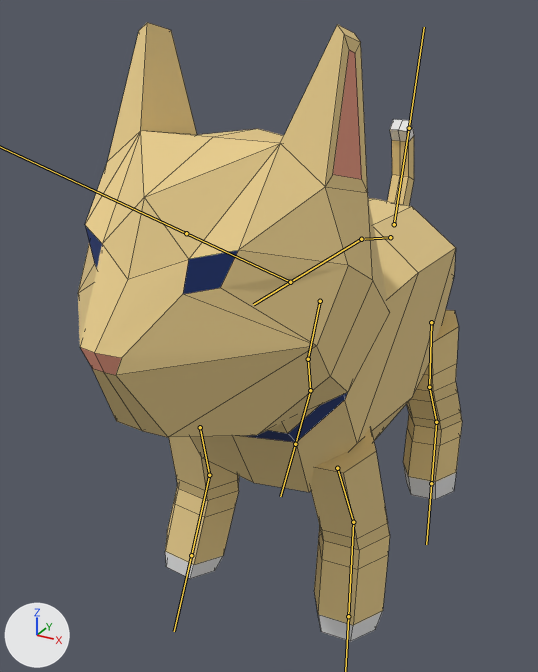
Before and after pictures for a commit that changed the FBX model unity/rdnc2/Assets/fbx/Animal_Models/cat.fbx.
The view is the same before and after, from a camera (50 mm lens) standing at (0.776, -1.702, 1.453) and looking at (-0.124, -0.065, 0.634). The lights are fixed; the arrows at lower left show +X, +Y and +Z. The bones that bend it are drawn over the model as lines. Mesh edges are drawn as thin lines.

In view in the first picture: 'Cylinder', 'body', 'front-leg.L'.
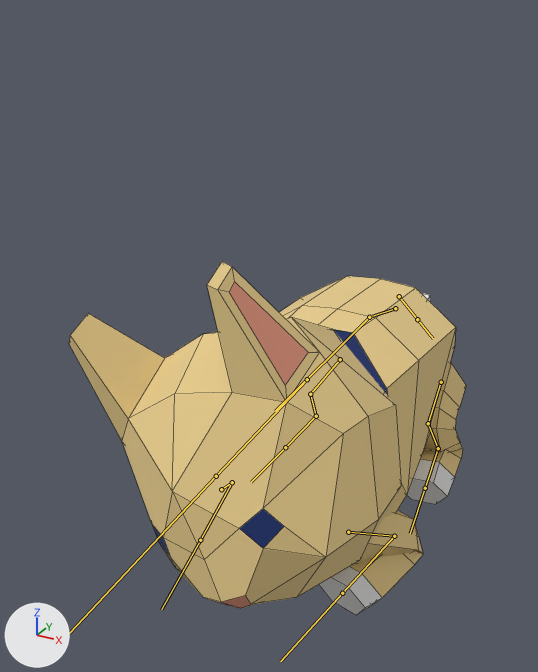
The newer file adds an action. The first version stands in its rest pose; the second is drawn at frame 15 of the action 'Armature|lie'.

Location of each change, [x1, y1, x2, y2] in pixels of the pictures (538 x 672 px):
'body', posed (26% shorter)
    before: [78, 22, 456, 492]
    after: [69, 261, 456, 609]
'front-leg.L', no longer drawn
    before: [165, 428, 390, 642]
    faces in mat_borwn (yellow #e7cc8c): [165, 428, 390, 625]
    faces in mat_white (white #e7e7e7): [165, 552, 383, 642]
'Cylinder', no longer drawn
    before: [403, 310, 462, 500]
    faces in mat_borwn (yellow #e7cc8c): [403, 310, 462, 482]
    faces in mat_white (white #e7e7e7): [403, 464, 456, 500]
'front-leg', now drawn
    after: [319, 511, 423, 616]
    faces in mat_borwn (yellow #e7cc8c): [350, 511, 423, 598]
    faces in mat_white (white #e7e7e7): [319, 567, 382, 616]
'rear-leg', now drawn
    after: [407, 363, 466, 504]
    faces in mat_borwn (yellow #e7cc8c): [421, 363, 466, 477]
    faces in mat_white (white #e7e7e7): [407, 459, 454, 504]
bone 'root', root to tip
    before: (390, 237) to (365, 239)
    after: (395, 308) to (372, 316)
bone 'spine', root to tip
    before: (361, 239) to (253, 304)
    after: (369, 317) to (275, 411)
bone 'head', root to tip
    before: (290, 282) to (186, 233)
    after: (307, 379) to (216, 476)
bone 'front-upper.L', root to tip
    before: (337, 468) to (353, 522)
    after: (348, 532) to (394, 536)
bone 'front-lower.L', root to tip
    before: (353, 522) to (348, 616)
    after: (394, 536) to (342, 593)
bone 'front-upper.R', root to tip
    before: (200, 427) to (209, 475)
    after: (221, 489) to (232, 482)
bone 'front-lower.R', root to tip
    before: (209, 475) to (191, 555)
    after: (232, 482) to (200, 540)
bone 'tail', root to tip
    before: (394, 224) to (409, 128)
    after: (399, 296) to (417, 319)
bone 'rear-upper.L', root to tip
    before: (431, 322) to (429, 387)
    after: (441, 382) to (428, 423)
bone 'rear-middle.L', root to tip
    before: (429, 387) to (436, 422)
    after: (428, 423) to (438, 448)
bone 'rear-lower.L', root to tip
    before: (436, 422) to (431, 483)
    after: (438, 448) to (425, 488)
bone 'rear-upper.R', root to tip
    before: (320, 301) to (308, 359)
    after: (340, 359) to (310, 394)
bone 'rear-middle.R', root to tip
    before: (308, 359) to (310, 390)
    after: (310, 394) to (316, 416)
bone 'rear-lower.R', root to tip
    before: (310, 390) to (295, 444)
    after: (316, 416) to (285, 447)

The edits, one by one:
Bone 'root' (bone_root) moves from (0.0, 0.0, 0.0) to (-0.25, -0.164, 0.0).
Bone 'spine' (bone_spine) turns from (0, 0, 0) to (0, 0, 4) degrees about its own x, y and z.
Bone 'head' (bone_head) turns from (0, 0, 0) to (2, 26, 28) degrees about its own x, y and z.
Bone 'front-upper.L' (bone_front_upper_l) moves from (0.0, 0.0, 0.0) to (0.008, -0.071, 0.007).
Bone 'front-upper.L' (bone_front_upper_l) turns from (0, 0, 0) to (16, 13, 39) degrees about its own x, y and z.
Bone 'front-lower.L' (bone_front_lower_l) turns from (0, 0, 0) to (8, -6, -110) degrees about its own x, y and z.
Bone 'front-upper.R' (bone_front_upper_r) moves from (0.0, 0.0, 0.0) to (-0.008, -0.071, 0.007).
Bone 'front-upper.R' (bone_front_upper_r) turns from (0, 0, 0) to (15, -12, -39) degrees about its own x, y and z.
Bone 'front-lower.R' (bone_front_lower_r) turns from (0, 0, 0) to (8, 6, 110) degrees about its own x, y and z.
Bone 'tail' (bone_tail) turns from (0, 0, 0) to (-111, 0, 0) degrees about its own x, y and z.
Bone 'rear-upper.L' (bone_rear_upper_l) moves from (0.0, 0.0, 0.0) to (-0.09, -0.003, 0.0).
Bone 'rear-upper.L' (bone_rear_upper_l) turns from (0, 0, 0) to (4, -6, -64) degrees about its own x, y and z.
Bone 'rear-middle.L' (bone_rear_middle_l) turns from (0, 0, 0) to (4, 6, 74) degrees about its own x, y and z.
Bone 'rear-lower.L' (bone_rear_lower_l) turns from (0, 0, 0) to (4, -6, -72) degrees about its own x, y and z.
Bone 'rear-upper.R' (bone_rear_upper_r) moves from (0.0, 0.0, 0.0) to (0.09, -0.003, 0.0).
Bone 'rear-upper.R' (bone_rear_upper_r) turns from (0, 0, 0) to (4, 6, 64) degrees about its own x, y and z.
Bone 'rear-middle.R' (bone_rear_middle_r) turns from (0, 0, 0) to (4, -6, -74) degrees about its own x, y and z.
Bone 'rear-lower.R' (bone_rear_lower_r) turns from (0, 0, 0) to (4, 6, 72) degrees about its own x, y and z.
